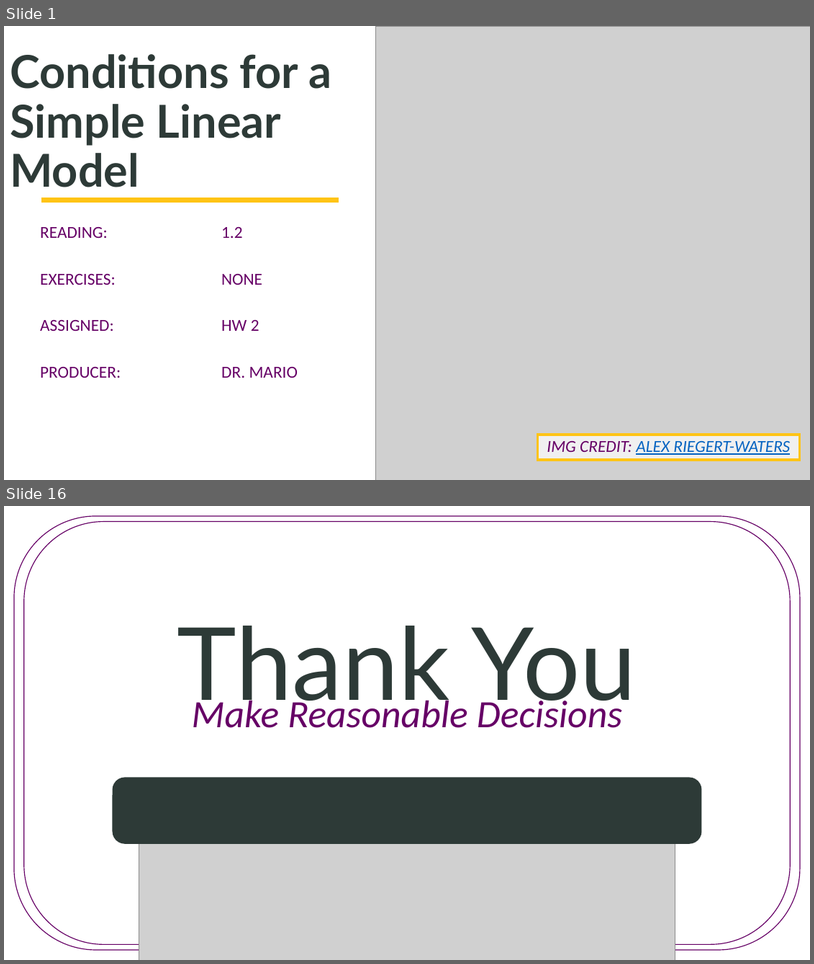
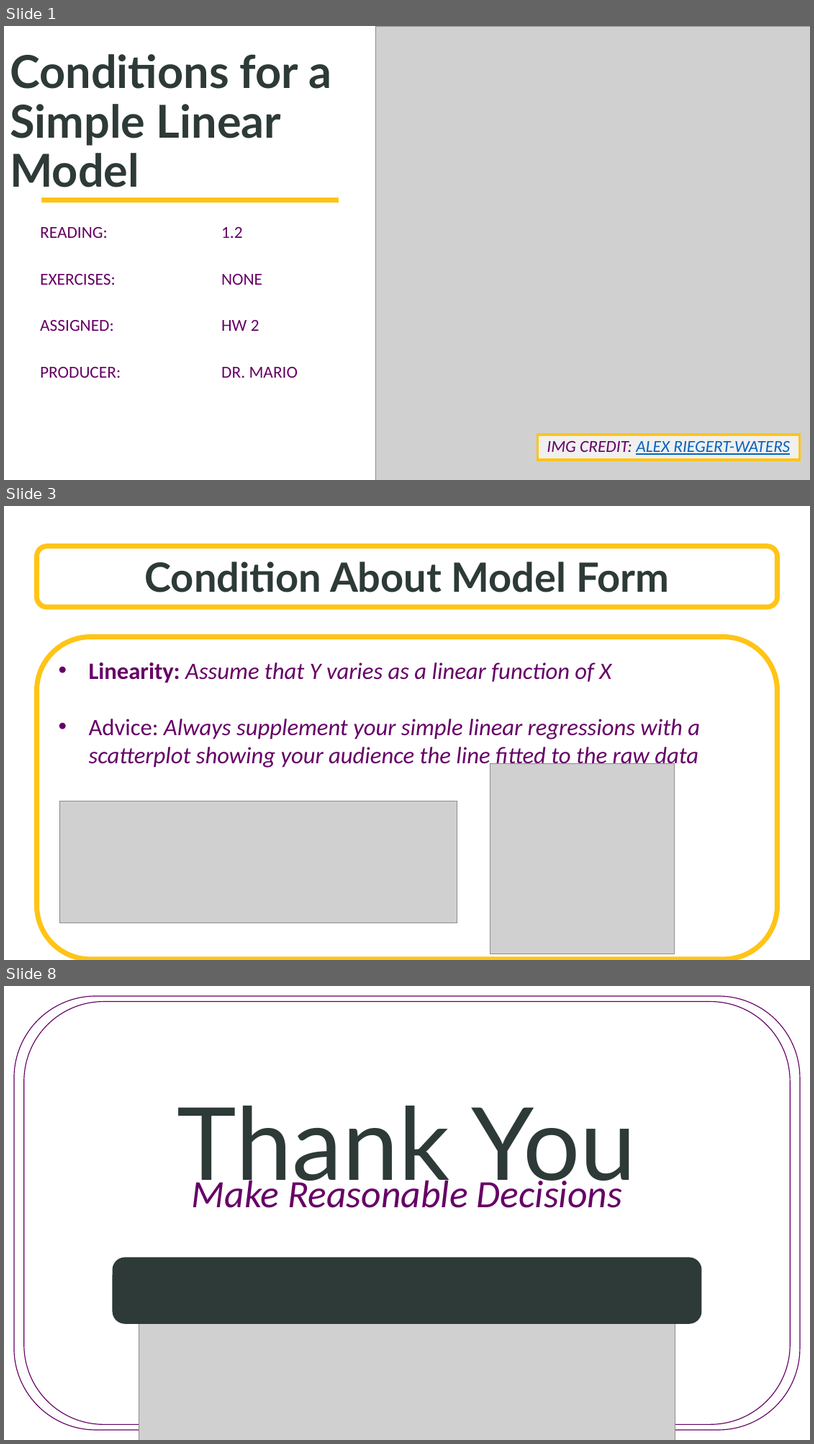
Before and after one commit to SuperMarioGiacomazzo/STOR455_WEBSITE, a slide deck: Lectures/4 - Conditions for a Simple Linear Model.pptx. Shown one above the other, each under a label of ours: slides 1 and 16 before the commit, slides 1, 3 and 8 after it; the slides between them are not shown. The pictures are 814x964 and 814x1444 pixels, drawn with LibreOffice and Linux fonts; fonts in the diff are those of the drawing; grey boxes stand for pictures; background and template pictures are left out. Boxes give left, top, right and bottom in pixels: in the first picture for what was removed or moved away, otherwise in the second. Text is boxed around its words. In the diff, an @@ line names an element or a change of style, - is before the commit and + after.

```diff
--- a/Lectures/4 - Conditions for a Simple Linear Model.pptx
+++ b/Lectures/4 - Conditions for a Simple Linear Model.pptx
@@ slide 3 added at [4, 506, 810, 960], background picture (left out) @@
@@ rounded rectangle added at [36, 546, 778, 607], fill #FFFFFF at 70% opacity, outline #FFC416 6 pt, 48 pt, text #2D3A37, bold @@
+Condition About Model Form
@@ rounded rectangle added at [36, 636, 778, 959], fill #FFFFFF, outline #FFC416 6 pt, 28 pt, text #660066, italic @@
+• Linearity: Assume that Y varies as a linear function of X
+• Advice: Always supplement your simple linear regressions with a scatterplot showing your audience the line fitted to the raw data
@@ picture added at [491, 763, 674, 954] @@
@@ picture added at [59, 800, 458, 922] @@
@@ what was slide 16 is now slide 8 @@
```
Also in this commit, not shown: 5 other slides added, 14 slides removed, 12 other files.
